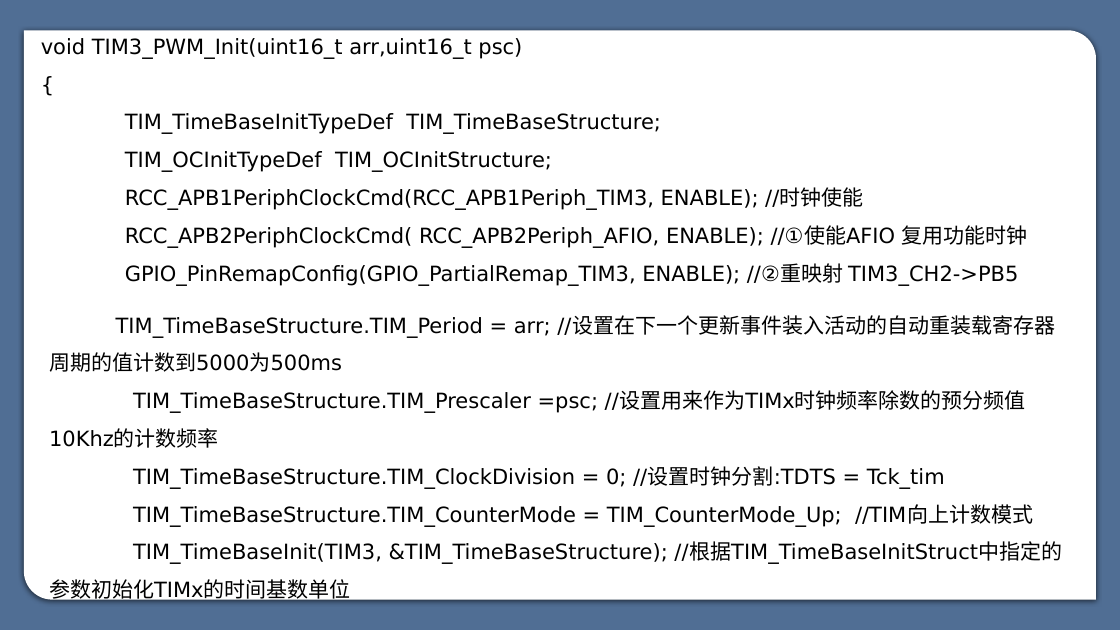
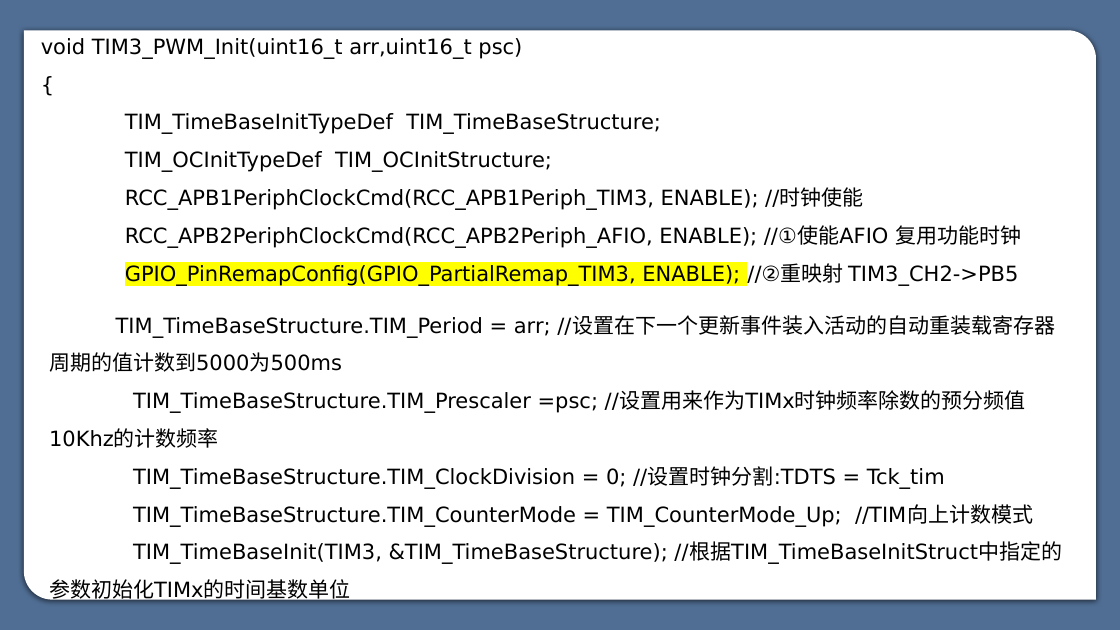
Before and after one commit to myp-super/SXU-CK-Learning-materials, a slide deck: slide 48 of 嵌入式学习资料/STM32/大三下课堂课件/第八章 定时器原理及应用.pptx. Drawn at 1120x630 pixels with LibreOffice and Linux fonts; fonts in the diff are those of the drawing. Boxes give left, top, right and bottom in pixels: in the first picture for what was removed or moved away, otherwise in the second. Text is boxed around its words. In the diff, an @@ line names an element or a change of style, - is before the commit and + after.

```diff
--- a/嵌入式学习资料/STM32/大三下课堂课件/第八章 定时器原理及应用.pptx
+++ b/嵌入式学习资料/STM32/大三下课堂课件/第八章 定时器原理及应用.pptx
@@ text at box(125, 225, 1021, 248): spaces changed @@
-RCC_APB2PeriphClockCmd( RCC_APB2Periph_AFIO, ENABLE); //①使能AFIO 复用功能时钟
+RCC_APB2PeriphClockCmd(RCC_APB2Periph_AFIO, ENABLE); //①使能AFIO 复用功能时钟
@@ text at box(125, 264, 1018, 286): highlight none to #FFFF00 in "GPIO_PinRemapConfig(GPIO_PartialRemap_TIM3, ENABLE);" @@
```
Also in this commit, not shown: 13 other slides changed.
